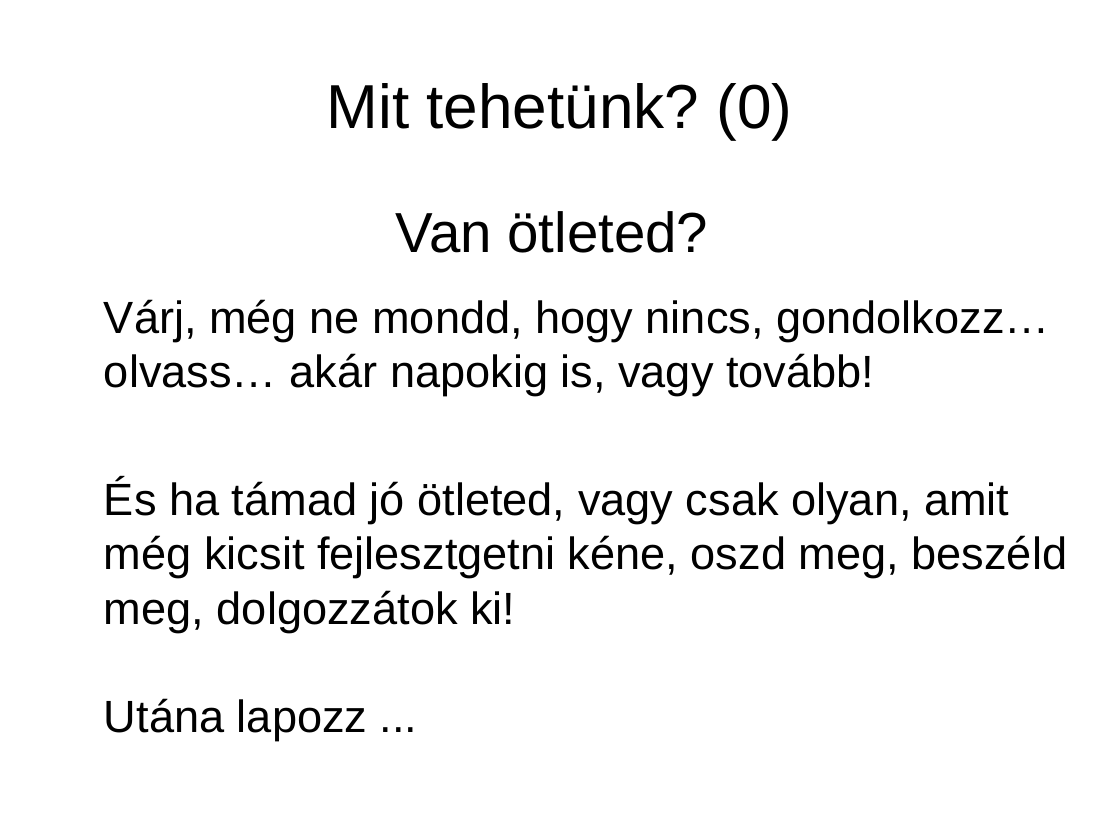
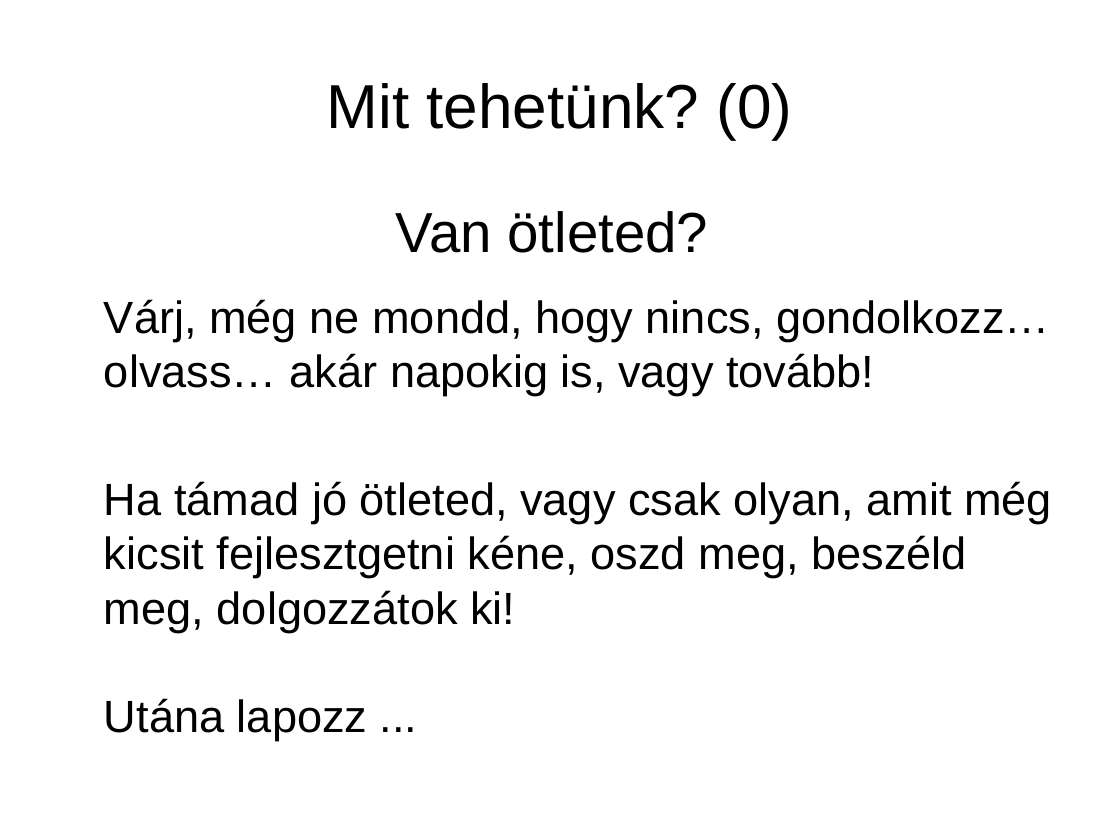
Before and after one commit to brezniczky/ep_elections_2019_hun, a slide deck: slide 38 of slides/hun/slides.odp (slide 37 before the commit). Drawn at 1120x840 pixels with LibreOffice and Linux fonts; fonts in the diff are those of the drawing. Boxes give left, top, right and bottom in pixels: in the first picture for what was removed or moved away, otherwise in the second. Text is boxed around its words. In the diff, an @@ line names an element or a change of style, - is before the commit and + after.

```diff
--- a/slides/hun/slides.odp
+++ b/slides/hun/slides.odp
@@ text at (104, 481, 1052, 632): text changed @@
-És ha támad jó ötleted, vagy csak olyan, amit még kicsit fejlesztgetni kéne, oszd meg, beszéld meg, dolgozzátok ki!
-Utána lapozz ...
+Ha támad jó ötleted, vagy csak olyan, amit még kicsit fejlesztgetni kéne, oszd meg, beszéld meg, dolgozzátok ki!
+Utána lapozz ...
```
Also in this commit, not shown: 3 other slides changed, 1 slide added, 24 other files.
